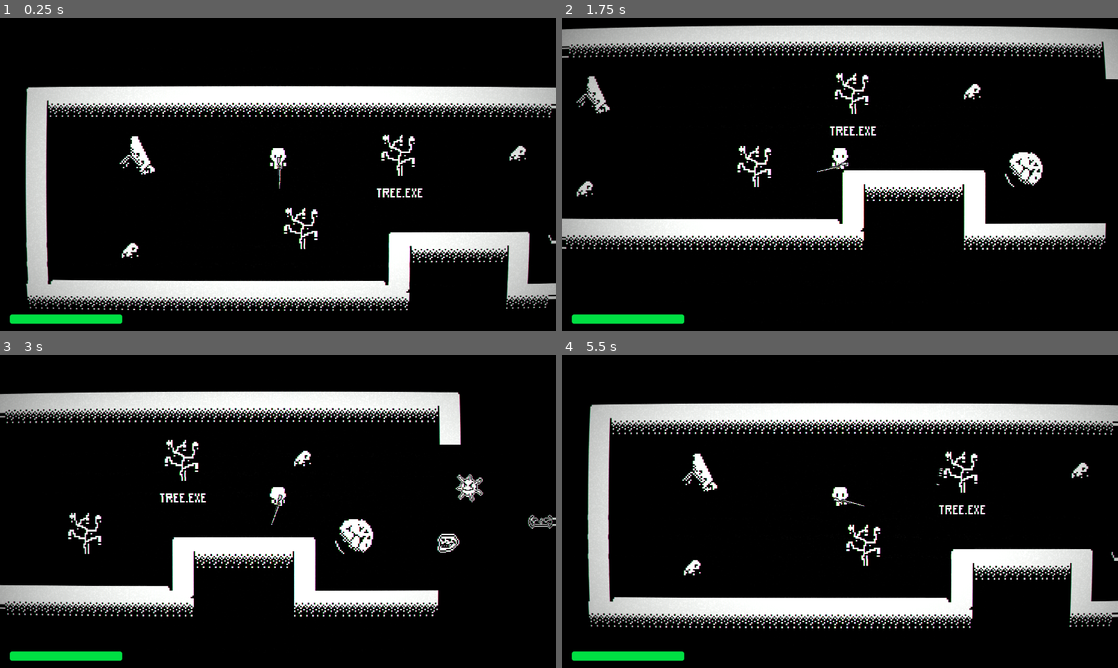
Above: before the commit, frames 1-4 (two rows, left to right).
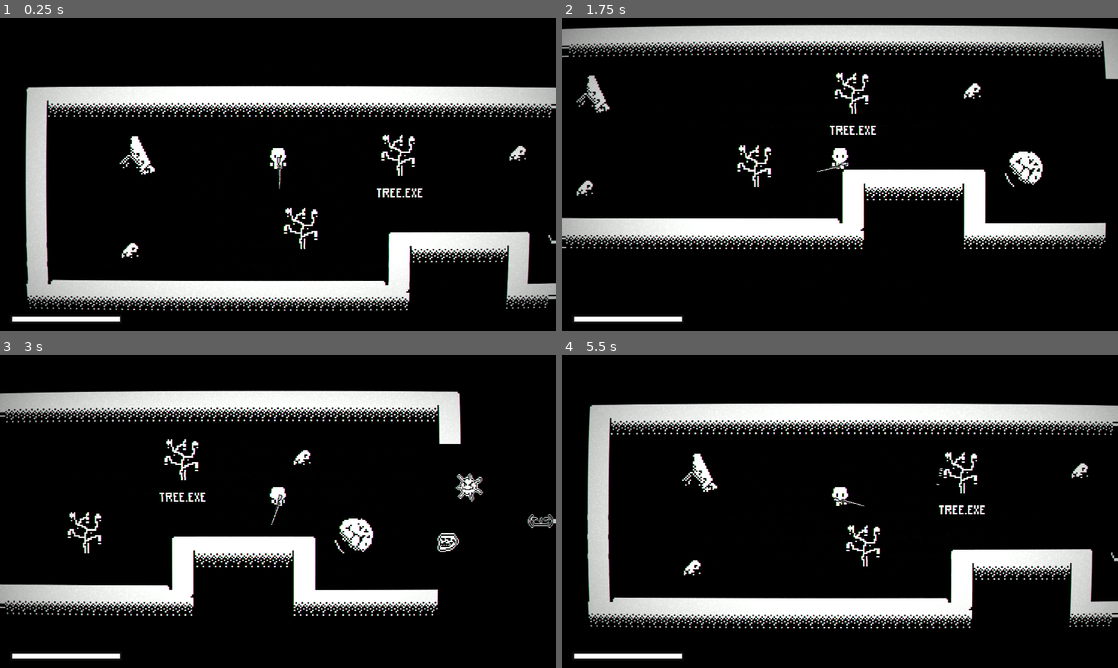
Above: after the commit, the same moments.

Repository: minusxne/GamerDude
Game: Godot game, scene res://survivors_game.tscn
Two runs of this game, one before a commit and one after it. Both use one fixed random seed, a clock stepped at 60 frames per second and the inputs below.
Inputs (mouse positions are in pixels of both pictures, inside the frame that each line leads up to):
- Up to frame 1 (0.25 s): no input
- Up to frame 2 (1.75 s): move the mouse to (962, 158) at 0.52 s; hold D (move_right) 0.53-1.28 s; click (962, 158) at 0.67 s; move the mouse to (728, 190) at 1.27 s; hold S (move_down) from 1.28 s (still down)
- Up to frame 3 (3 s): move the mouse to (333, 442) at 2.02 s; release S (move_down) at 2.03 s; hold D (move_right) 2.03-2.78 s; move the mouse to (250, 574) at 2.77 s; hold W (move_up) from 2.78 s (still down); click (250, 574) at 2.92 s
- Up to frame 4 (5.5 s): move the mouse to (1006, 558) at 3.52 s; release W (move_up) at 3.53 s; hold A (move_left) 3.53-5.03 s; move the mouse to (673, 464) at 4.27 s; move the mouse to (867, 511) at 5.02 s; hold S (move_down) from 5.03 s (still down); click (867, 511) at 5.17 s

The runs differ from the first frame. In frame 1, 0.6% of the frame differs, in the area x 1-22%, y 31-98%; in frame 2, 5.3%; in frame 3, 6.6%, in the area x 0-100%, y 11-98%; in frame 4, 5.3%.

Commit message:
enhancement: minor tweaks and changes

Diff:
--- a/player.gd
+++ b/player.gd
@@ -6,7 +6,8 @@
 var last_direction = Vector2(0, 1)
 var damage_timer = 0.0
 const damage_interval = 0.5
-const damage_rate = 1
+const damage_rate = 5
+
 
 
 func _physics_process(delta):
@@ -25,7 +26,9 @@
 
 func animations():
 
-	if velocity.length() > 0:
+	if velocity.length() > 10:
+		print(velocity.x)
+		print(velocity.y)
 		last_direction = velocity.normalized()
 		if abs(velocity.x) > abs(velocity.y):
 			if velocity.x > 0:
--- a/player.tscn
+++ b/player.tscn
@@ -384,8 +384,8 @@
 "speed": 12.0
 }]
 
-[sub_resource type="CapsuleShape2D" id="CapsuleShape2D_flw65"]
-height = 32.0
+[sub_resource type="CapsuleShape2D" id="CapsuleShape2D_h0frg"]
+radius = 12.5
 
 [sub_resource type="CircleShape2D" id="CircleShape2D_rtbhd"]
 radius = 40.0
@@ -406,7 +406,7 @@
 [node name="CollisionShape2D" type="CollisionShape2D" parent="."]
 y_sort_enabled = true
 position = Vector2(-1.5, -33)
-shape = SubResource("CapsuleShape2D_flw65")
+shape = SubResource("CapsuleShape2D_h0frg")
 one_way_collision_margin = 0.0
 
 [node name="Camera2D" type="Camera2D" parent="."]
--- a/progress_bar.tscn
+++ b/progress_bar.tscn
@@ -1,18 +1,15 @@
 [gd_scene load_steps=3 format=3 uid="uid://dtkngk0ftv5ak"]
 
 [sub_resource type="StyleBoxFlat" id="StyleBoxFlat_3oibj"]
-bg_color = Color(0.259294, 0.259294, 0.259294, 0.505882)
-corner_radius_top_left = 8
-corner_radius_top_right = 8
-corner_radius_bottom_right = 8
-corner_radius_bottom_left = 8
+bg_color = Color(0.169245, 0.169245, 0.169245, 0.298039)
 
 [sub_resource type="StyleBoxFlat" id="StyleBoxFlat_eb3n5"]
-bg_color = Color(0, 0.878589, 0.262692, 1)
-corner_radius_top_left = 8
-corner_radius_top_right = 8
-corner_radius_bottom_right = 8
-corner_radius_bottom_left = 8
+bg_color = Color(1, 1, 1, 1)
+border_width_left = 8
+border_width_top = 8
+border_width_right = 8
+border_width_bottom = 8
+border_color = Color(0.8, 0.8, 0.8, 0)
 
 [node name="ProgressBar" type="ProgressBar"]
 offset_left = -945.0
--- a/survivors_game.tscn
+++ b/survivors_game.tscn
@@ -83,11 +83,11 @@
 4:7/0/physics_layer_0/polygon_0/points = PackedVector2Array(-8, -8, 8, -8, 8, 8, -8, 8)
 8:7/0 = 0
 8:7/0/y_sort_origin = -25
-8:7/0/physics_layer_1/polygon_0/points = PackedVector2Array(-8, 4.125, 8, 4.125, 8, 8, -8, 8)
+8:7/0/physics_layer_1/polygon_0/points = PackedVector2Array(-8, 4.375, 8, 4.375, 8, 8, -8, 8)
 10:7/0 = 0
 10:7/0/z_index = -1
 10:7/0/y_sort_origin = -25
-10:7/0/physics_layer_1/polygon_0/points = PackedVector2Array(-8, 4.125, 8, 4.125, 8, 8, -8, 8)
+10:7/0/physics_layer_1/polygon_0/points = PackedVector2Array(-8, 4.375, 8, 4.375, 8, 8, -8, 8)
 2:8/0 = 0
 3:8/0 = 0
 4:8/0 = 0
@@ -100,20 +100,20 @@
 10:8/0/physics_layer_0/polygon_0/points = PackedVector2Array(-8, -8, 8, -8, 8, 8, -8, 8)
 4:9/0 = 0
 4:9/0/z_index = -1
-4:9/0/physics_layer_1/polygon_0/points = PackedVector2Array(-8, 4.125, 8, 4.125, 8, 8, -8, 8)
+4:9/0/physics_layer_1/polygon_0/points = PackedVector2Array(-8, 4.375, 8, 4.375, 8, 8, -8, 8)
 5:9/0 = 0
 5:9/0/z_index = -1
-5:9/0/physics_layer_1/polygon_0/points = PackedVector2Array(-8, 4.125, 8, 4.125, 8, 8, -8, 8)
+5:9/0/physics_layer_1/polygon_0/points = PackedVector2Array(-8, 4.375, 8, 4.375, 8, 8, -8, 8)
 8:9/0 = 0
 12:9/0 = 0
 12:9/0/z_index = -1
-12:9/0/physics_layer_1/polygon_0/points = PackedVector2Array(-8, 4.125, 8, 4.125, 8, 8, -8, 8)
+12:9/0/physics_layer_1/polygon_0/points = PackedVector2Array(-8, 4.375, 8, 4.375, 8, 8, -8, 8)
 13:9/0 = 0
 13:9/0/z_index = -1
-13:9/0/physics_layer_1/polygon_0/points = PackedVector2Array(-8, 4.125, 8, 4.125, 8, 8, -8, 8)
+13:9/0/physics_layer_1/polygon_0/points = PackedVector2Array(-8, 4.375, 8, 4.375, 8, 8, -8, 8)
 14:9/0 = 0
 14:9/0/z_index = -1
-14:9/0/physics_layer_1/polygon_0/points = PackedVector2Array(-8, 4.125, 8, 4.125, 8, 8, -8, 8)
+14:9/0/physics_layer_1/polygon_0/points = PackedVector2Array(-8, 4.375, 8, 4.375, 8, 8, -8, 8)
 16:9/0 = 0
 17:9/0 = 0
 4:10/0 = 0
@@ -346,15 +346,16 @@
 13:16/0/physics_layer_3/polygon_0/points = PackedVector2Array(12, 9, 7.75, 15.25, -6.5, 15.5, -10.75, 9.25)
 15:17/0 = 0
 1:11/0 = 0
+1:11/0/y_sort_origin = -20
 1:10/0 = 0
 1:10/0/y_sort_origin = -11
 1:10/0/physics_layer_0/polygon_0/points = PackedVector2Array(-8, -8, 8, -8, 8, 8, -8, 8)
 1:9/0 = 0
 1:9/0/z_index = -1
-1:9/0/physics_layer_1/polygon_0/points = PackedVector2Array(-8, 4.375, -6.71751, 3.97748, -5.65685, 2.91682, -5.17072, 3.97748, 8, 4.125, 8, 8, -8, 8)
+1:9/0/physics_layer_1/polygon_0/points = PackedVector2Array(-8, 4.375, 8, 4.375, 8, 8, -8, 8)
 2:9/0 = 0
 2:9/0/z_index = -1
-2:9/0/physics_layer_1/polygon_0/points = PackedVector2Array(-8, 4.125, 8, 4.125, 8, 8, -8, 8)
+2:9/0/physics_layer_1/polygon_0/points = PackedVector2Array(-8, 4.375, 8, 4.375, 8, 8, -8, 8)
 2:10/0 = 0
 2:10/0/y_sort_origin = -25
 2:10/0/physics_layer_0/polygon_0/points = PackedVector2Array(-8, -8, 8, -8, 8, 8, -8, 8)
@@ -375,9 +376,13 @@
 5:10/0/y_sort_origin = -11
 5:10/0/physics_layer_0/polygon_0/points = PackedVector2Array(-8, -8, 8, -8, 8, 8, -8, 8)
 5:11/0 = 0
+5:11/0/y_sort_origin = -20
 2:13/0 = 0
+2:13/0/y_sort_origin = -20
 3:13/0 = 0
+3:13/0/y_sort_origin = -20
 4:13/0 = 0
+4:13/0/y_sort_origin = -20
 12:12/0 = 0
 12:12/0/z_index = -1
 12:12/0/y_sort_origin = -11
@@ -391,13 +396,25 @@
 14:12/0/y_sort_origin = -11
 14:12/0/physics_layer_0/polygon_0/points = PackedVector2Array(-8, -8, 8, -8, 8, 8, -8, 8)
 12:13/0 = 0
+12:13/0/y_sort_origin = -20
 13:13/0 = 0
+13:13/0/y_sort_origin = -20
 14:13/0 = 0
+14:13/0/y_sort_origin = -20
 11:15/0 = 0
 8:13/0 = 0
+8:13/0/y_sort_origin = -20
 20:16/size_in_atlas = Vector2i(2, 1)
 20:16/0 = 0
 20:16/0/y_sort_origin = -20
+10:11/0 = 0
+10:11/0/physics_layer_1/polygon_0/points = PackedVector2Array(-8, -8, 8, -8, -7.29204, -7.6014, -5.78944, -7.46882, -7.46882, -5.83363, -7.64559, -7.33623, -8, 8)
+11:11/0 = 0
+11:11/0/physics_layer_1/polygon_0/points = PackedVector2Array(8, -8, 8, 8, 7.6014, -7.29204, 7.11526, -5.43588, 5.3033, -7.20365, 7.33623, -7.64559, -8, -8)
+10:12/0 = 0
+10:12/0/physics_layer_1/polygon_0/points = PackedVector2Array(-8, 8, -8, -8, -7.6014, 7.29204, -7.46882, 5.78944, -5.83363, 7.46882, -7.33623, 7.64559, 8, 8)
+11:12/0 = 0
+11:12/0/physics_layer_1/polygon_0/points = PackedVector2Array(8, 8, -8, 8, 7.29204, 7.6014, 5.78944, 7.46882, 7.46882, 5.83363, 7.64559, 7.33623, 8, -8)
 
 [sub_resource type="TileSet" id="TileSet_8i6lo"]
 physics_layer_0/collision_layer = 1
@@ -462,6 +479,16 @@
 wait_time = 0.3
 autostart = true
 
+[node name="cornerFix" type="TileMapLayer" parent="."]
+light_mask = 2
+visibility_layer = 8
+y_sort_enabled = true
+texture_filter = 1
+use_parent_material = true
+scale = Vector2(5.255, 5.255)
+tile_map_data = PackedByteArray("AAACAAQAAAAKAAsAAAACAAoAAAAKAAwAAAAPAAoAAAALAAwAAAAWAAoAAAAKAAwAAAAaAAQAAAALAAsAAAA=")
+tile_set = SubResource("TileSet_8i6lo")
+
 [node name="Layer0" type="TileMapLayer" parent="."]
 light_mask = 2
 visibility_layer = 8
@@ -470,7 +497,7 @@
 use_parent_material = true
 position = Vector2(1, 2)
 scale = Vector2(5.255, 5.255)
-tile_map_data = PackedByteArray("AAACAAMAAAANAAwAAAADAAMAAAA …(2536 unchanged characters)… EAAQAAAANAA0AAAADAAQAAAAIAA0AAAACAAQAAAAIAA0AAAAXAAgAAAANABAAAAAVAAUAAAALABEAAAAF …(82 unchanged characters)…
+tile_map_data = PackedByteArray("AAACAAMAAAANAAwAAAADAAMAAAA …(2536 unchanged characters)… EAAQAAAANAA0AAAADAAQAAAAIAA0AAAACAAQAAAANAA0AAAAXAAgAAAANABAAAAAVAAUAAAALABEAAAAF …(82 unchanged characters)…
 tile_set = SubResource("TileSet_8i6lo")
 
 [node name="troll" parent="." instance=ExtResource("6_xmsys")]
Binary file changed: icon.png
Not shown, changed: icon.png~
